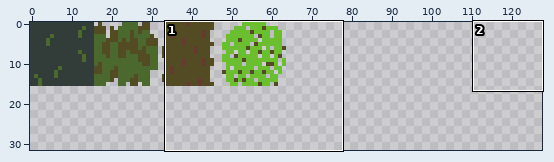
Sprite sheet -- client/tiles/tiles.png. Above: a wide view before the commit, with the close-up outlined.
Close-up. Before the commit:
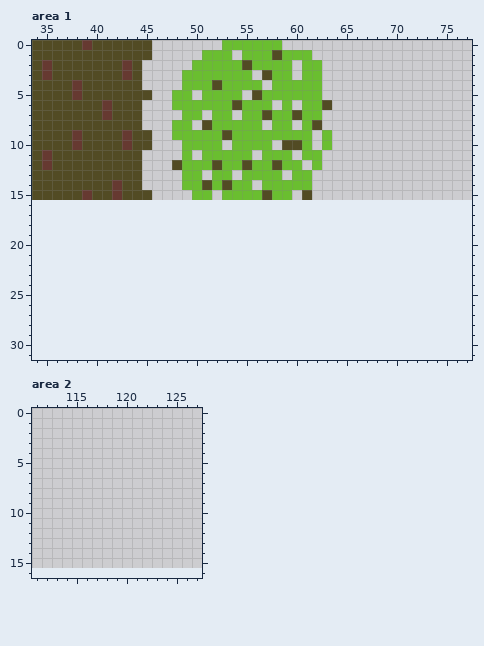
The file is 128x16 pixels. Shown: area 1: x 34..77, y 0..31; area 2: x 111..127, y 0..16. The old version is drawn lined up with the new one, on the new canvas. The commit also changed other parts of the picture, which this record leaves out.
New version:
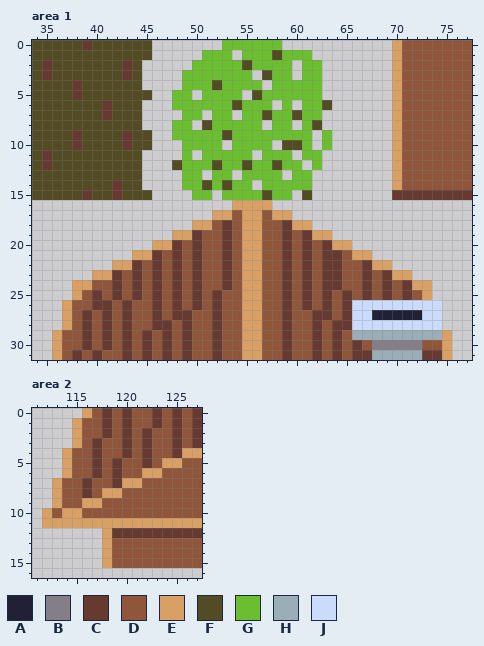
Palette (. is transparent): A #222034  B #847e87  C #663931  D #8f563b  E #d9a066  F #524b24  G #6abe30  H #9badb7  J #cbdbfc
Difference:
canvas 128x16 -> 128x32
Changed rows in their new state; - is an unchanged pixel.
Area 1:
first column x 36:
 0 ----------------------------------EDDDDDDD
 1 ----------------------------------EDDDDDDD
 2 ----------------------------------EDDDDDDD
 3 ----------------------------------EDDDDDDD
 4 ----------------------------------EDDDDDDD
 5 ----------------------------------EDDDDDDD
 6 ----------------------------------EDDDDDDD
 7 ----------------------------------EDDDDDDD
 8 ----------------------------------EDDDDDDD
 9 ----------------------------------EDDDDDDD
10 ----------------------------------EDDDDDDD
11 ----------------------------------EDDDDDDD
12 ----------------------------------EDDDDDDD
13 ----------------------------------EDDDDDDD
14 ----------------------------------EDDDDDDD
15 ----------------------------------CCCCCCCC
16 ------------------EEEE--------------------
17 ----------------EEDEEDEE------------------
18 --------------EEDCDEEDDCEE----------------
19 ------------EECDDCDEEDDCDCEE--------------
20 ----------EECDCDDCDEEDDCDCDCEE------------
21 --------EECDCDCDDCDEEDDCDCDCCDEE----------
22 ------EECDCDCDCDDCDEEDDCDCDCCDDCEE--------
23 ----EECDCDCDCDCDDCDEEDDCDCDCCDDCDCEE------
24 --EEDDCDCDCDCDCDDCDEEDDCDCDCCDDCDCDCEE----
25 --EDCDCDCDCDCDCDCDDEEDDCDCDCDCDCDCDCDE----
26 -EDDCCDCDDCDCDCDCDDEEDDCDCDCDCJJJJJJJJJ---
27 -EDCDCDCDDCDCCDDCDDEEDDCDDCCDCJJAAAAAJJ---
28 -EDCDCDCDDCCDCDDCDDEEDDCDDCDCCJJJJJJJJJ---
29 EDDCDCDCDCDCDCDDCDDEEDDCDDCDCDHHHHHHHHHE--
30 EDDCDCDCDCDCDCDDCDDEEDDCDDCDCDCDBBBBBDDE--
31 EDCDCDDCDCDCDCDDCDDEEDDCDDCDCDCCHHHHHCCE--
Area 2:
first column x 112:
 0 ----EDCDCDDCDCDC
 1 ---EDDCDCDDCDCDC
 2 ---EDDCDCDCDDCDC
 3 ---EDCDDCDCDDCDC
 4 --EDDCDDCDCDDCEE
 5 --EDDCDCDDCDEEDD
 6 --EDDCDCDDEEDDDD
 7 -EDDCDDCEEDDDDDD
 8 -EDDCDEEDDDDDDDD
 9 -EDDEEDDDDDDDDDD
10 EDEEDDDDDDDDDDDD
11 EEEEEEEEEEEEEEEE
12 ------ECCCCCCCCC
13 ------EDDDDDDDDD
14 ------EDDDDDDDDD
15 ------EDDDDDDDDD
